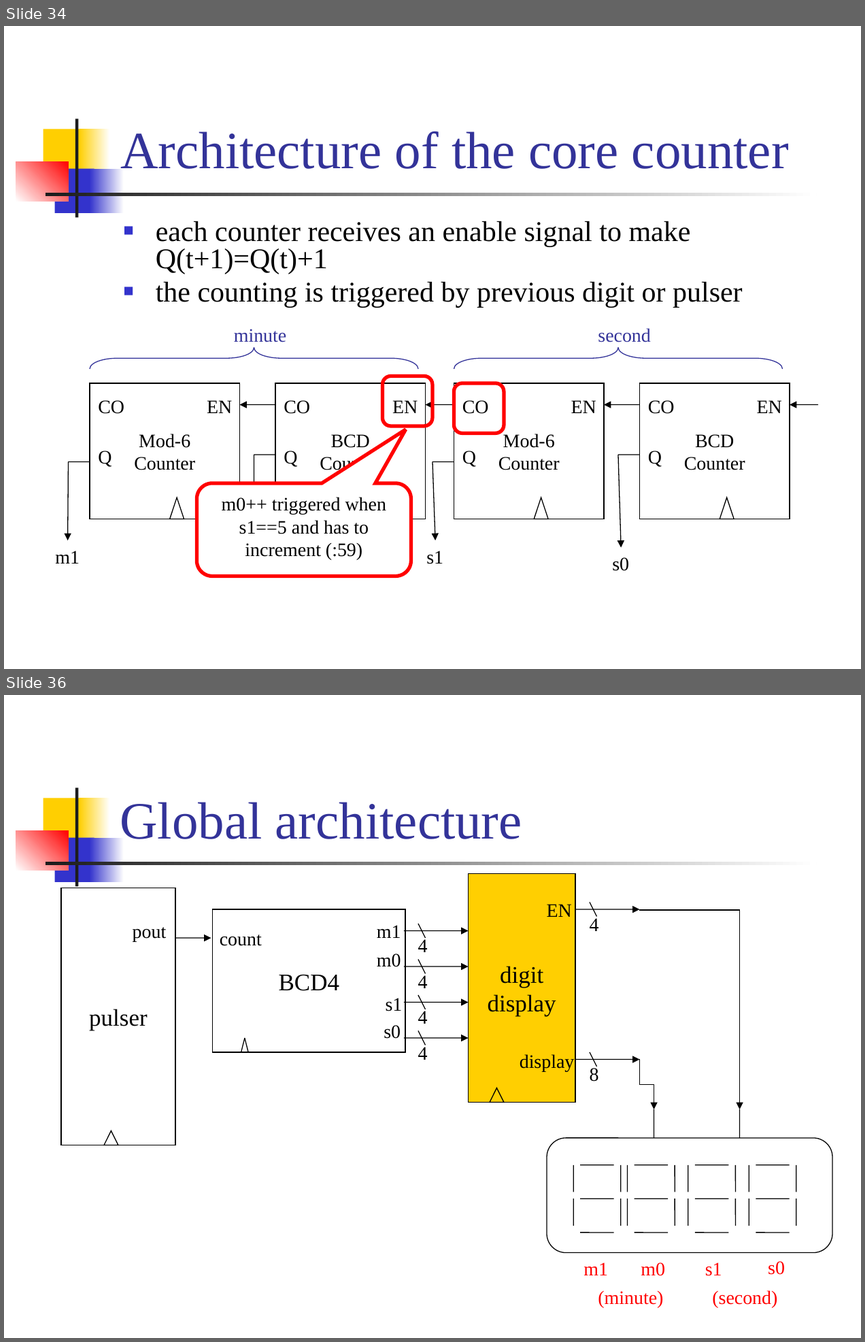
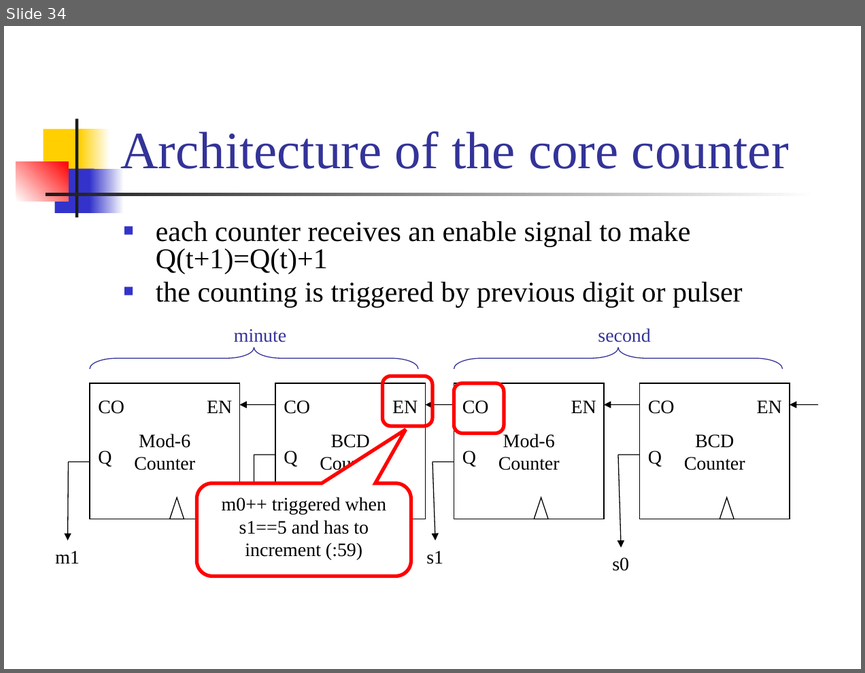
Before and after one commit to CGUSystemCourses/Comp_Org-2018, a slide deck: Lectures/lec05-digital_clock/lec05-digital_clock.pptx. Shown one above the other, each under a label of ours: slides 34 and 36 before the commit, slide 34 after it; the slides between them are not shown. The pictures are 865x1342 and 865x673 pixels, drawn with LibreOffice and Linux fonts; fonts in the diff are those of the drawing. Boxes give left, top, right and bottom in pixels: in the first picture for what was removed or moved away, otherwise in the second. Text is boxed around its words. In the diff, an @@ line names an element or a change of style, - is before the commit and + after.

```diff
--- a/Lectures/lec05-digital_clock/lec05-digital_clock.pptx
+++ b/Lectures/lec05-digital_clock/lec05-digital_clock.pptx
@@ slide 36 removed at [4, 695, 861, 1338], background #FFFFFF; not listed: 7 template elements that a slide beside it also shows @@
@@ title removed at [120, 802, 522, 839] @@
-Global architecture
@@ group removed at [61, 873, 832, 1307]: 36 lines, 20 texts, 7 arrows, 3 rectangles, 3 triangles, 2 elbow arrows, 1 rounded rectangle @@
-pulser
-pout
-BCD4
-count
-m1
-m0
-s1
-s0
-digit
-display
-EN
-display
-4
-8
-4
-4
-4
-4
-s0
-s1
-m0
-m1
-(second)
-(minute)
```
Also in this commit, not shown: 1 slide changed, 25 other slides removed.
